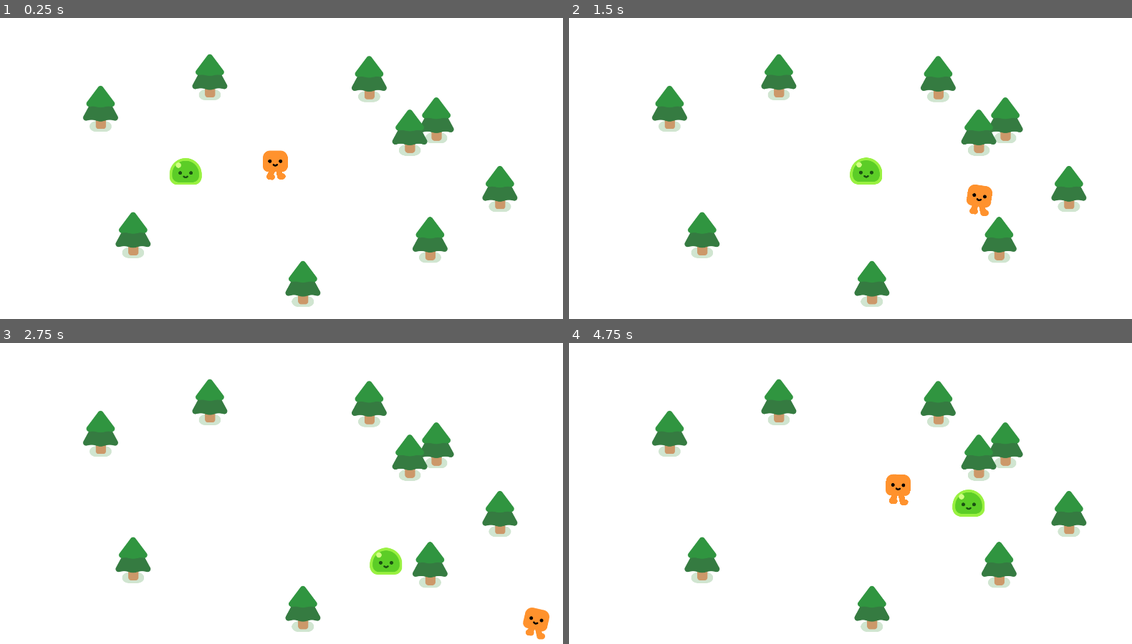
Above: before the commit, frames 1-4 (two rows, left to right).
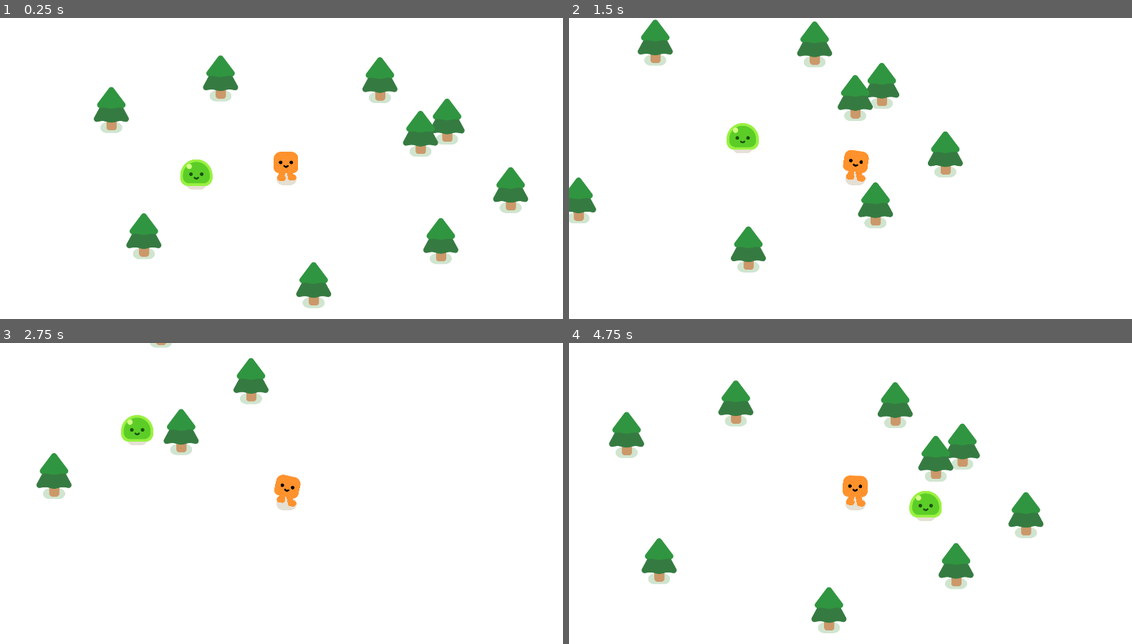
Above: after the commit, the same moments.

Repository: eapzzz/Vampire-Survivors-Like
Game: Godot game, scene res://survivors_game.tscn
Same seed, same stepped clock (60 frames per second), same inputs: the game is played once before the commit and once after it.
Inputs:
- Up to frame 1 (0.25 s): no input
- Up to frame 2 (1.5 s): hold D (move_right) 0.53-1.28 s; hold S (move_down) from 1.28 s (still down)
- Up to frame 3 (2.75 s): release S (move_down) at 2.03 s; hold D (move_right) from 2.03 s (still down)
- Up to frame 4 (4.75 s): release D (move_right) at 2.78 s; hold W (move_up) 2.78-3.53 s; hold A (move_left) from 3.53 s (still down)

The runs differ from the first frame. In frame 1, 6.5% of the frame differs, in the area x 14-94%, y 11-97%; in frame 2, 12%; in frame 3, 9.0%; in frame 4, 12%, in the area x 7-92%, y 11-97%.

Commit message:
feat: configure camera and infinite background

Diff:
--- a/player.tscn
+++ b/player.tscn
@@ -10,6 +10,8 @@
 [node name="Player" type="CharacterBody2D" unique_id=2000853190]
 script = ExtResource("1_onrkg")
 
+[node name="Camera2D" type="Camera2D" parent="." unique_id=249692485]
+
 [node name="HappyBoo" parent="." unique_id=1091727253 instance=ExtResource("1_4flbx")]
 unique_name_in_owner = true
 
--- a/survivors_game.tscn
+++ b/survivors_game.tscn
@@ -7,7 +7,10 @@
 [node name="Game" type="Node2D" unique_id=1209946537]
 y_sort_enabled = true
 
-[node name="ColorRect" type="ColorRect" parent="." unique_id=1824361914]
+[node name="CanvasLayer" type="CanvasLayer" parent="." unique_id=1022554642]
+layer = -1
+
+[node name="ColorRect" type="ColorRect" parent="CanvasLayer" unique_id=1824361914]
 offset_right = 1920.0
 offset_bottom = 1080.0
 
@@ -17,29 +20,31 @@
 [node name="Mob" parent="." unique_id=568422908 instance=ExtResource("2_l26od")]
 position = Vector2(547, 555)
 
-[node name="PineTree" parent="." unique_id=98757235 instance=ExtResource("2_y3pti")]
+[node name="Trees" type="Node2D" parent="." unique_id=1723655762]
+
+[node name="PineTree" parent="Trees" unique_id=98757235 instance=ExtResource("2_y3pti")]
 position = Vector2(337, 358)
 
-[node name="PineTree2" parent="." unique_id=1161814327 instance=ExtResource("2_y3pti")]
+[node name="PineTree2" parent="Trees" unique_id=1161814327 instance=ExtResource("2_y3pti")]
 position = Vector2(446, 782)
 
-[node name="PineTree3" parent="." unique_id=1677172601 instance=ExtResource("2_y3pti")]
+[node name="PineTree3" parent="Trees" unique_id=1677172601 instance=ExtResource("2_y3pti")]
 position = Vector2(703, 252)
 
-[node name="PineTree4" parent="." unique_id=21128156 instance=ExtResource("2_y3pti")]
+[node name="PineTree4" parent="Trees" unique_id=21128156 instance=ExtResource("2_y3pti")]
 position = Vector2(1237, 258)
 
-[node name="PineTree5" parent="." unique_id=1506549736 instance=ExtResource("2_y3pti")]
+[node name="PineTree5" parent="Trees" unique_id=1506549736 instance=ExtResource("2_y3pti")]
 position = Vector2(1462, 397)
 
-[node name="PineTree6" parent="." unique_id=1677519725 instance=ExtResource("2_y3pti")]
+[node name="PineTree6" parent="Trees" unique_id=1677519725 instance=ExtResource("2_y3pti")]
 position = Vector2(1441, 798)
 
-[node name="PineTree7" parent="." unique_id=124334924 instance=ExtResource("2_y3pti")]
+[node name="PineTree7" parent="Trees" unique_id=124334924 instance=ExtResource("2_y3pti")]
 position = Vector2(1675, 627)
 
-[node name="PineTree8" parent="." unique_id=936856024 instance=ExtResource("2_y3pti")]
+[node name="PineTree8" parent="Trees" unique_id=936856024 instance=ExtResource("2_y3pti")]
 position = Vector2(1373, 438)
 
-[node name="PineTree9" parent="." unique_id=95920580 instance=ExtResource("2_y3pti")]
+[node name="PineTree9" parent="Trees" unique_id=95920580 instance=ExtResource("2_y3pti")]
 position = Vector2(1015, 946)
